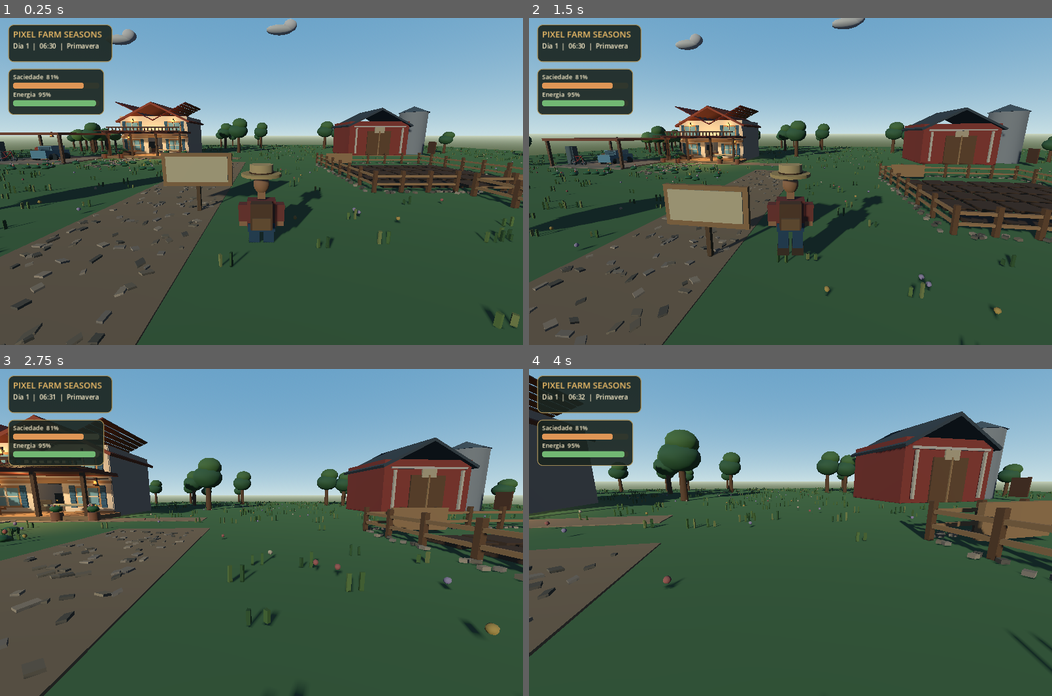
Above: before the commit, frames 1-4 (two rows, left to right).
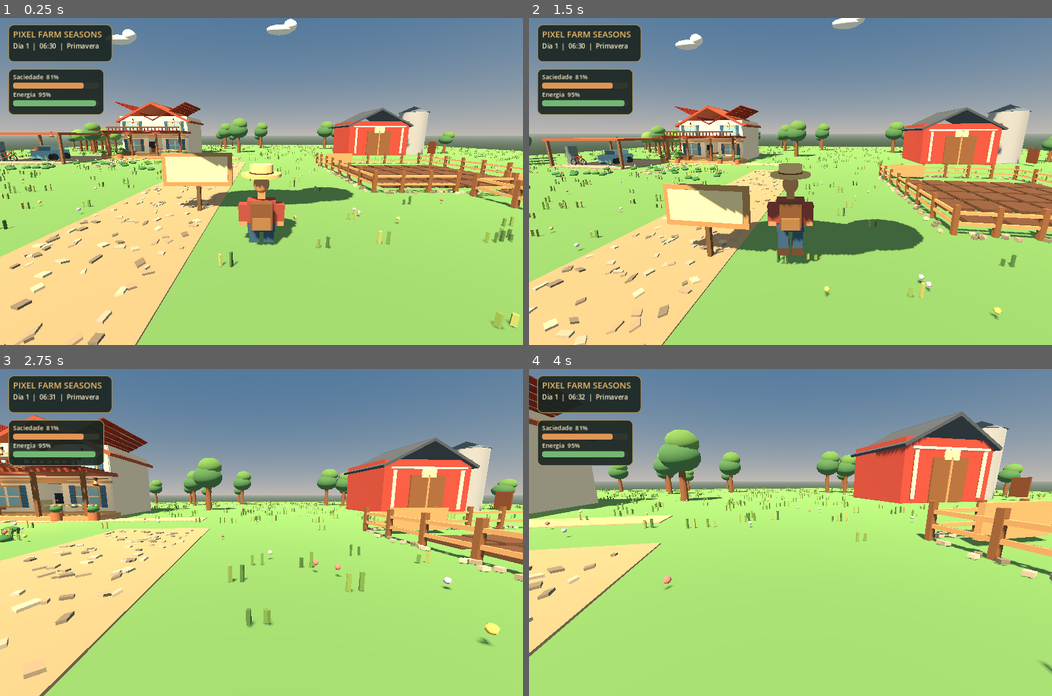
Above: after the commit, the same moments.

Repository: juniordev830/pixel-farm-seasons
Game: Godot game, scene res://scenes/farm_world.tscn
The game is run twice, just before and just after one commit, with the same random seed, the same clock (stepped at 60 frames per second) and the same inputs.
Inputs (mouse positions are in pixels of both pictures, inside the frame that each line leads up to):
- Up to frame 1 (0.25 s): no input
- Up to frame 2 (1.5 s): tap Enter (ui_accept) at 0.5 s; move the mouse to (816, 181) at 0.52 s; hold Ctrl (crouch) 0.53-1.28 s; hold W (move_forward) from 0.53 s (still down); tap Space (jump) at 0.77 s; move the mouse to (764, 181) at 1.27 s; tap Shift (sprint) at 1.35 s
- Up to frame 3 (2.75 s): keep holding W (move_forward); tap Space (jump) at 1.52 s; move the mouse to (271, 525) at 2.02 s; hold V (toggle_camera) from 2.03 s (still down)
- Up to frame 4 (4 s): keep holding W (move_forward); move the mouse to (785, 539) at 2.77 s; release V (toggle_camera) at 2.78 s; tap F at 2.85 s; tap Space (jump) at 3.02, 3.77 s; move the mouse to (827, 535) at 3.52 s; tap G at 3.6 s

The runs differ from the first frame. In frame 1, 92% of the frame differs, in the area x 0-100%, y 0-100%; in frame 2, 89%; in frame 3, 94%; in frame 4, 94%.

Commit message:
fix(visual): properly illuminate mornings and dynamically tone daytime sky

Diff:
--- a/godot/scripts/life_sim.gd
+++ b/godot/scripts/life_sim.gd
@@ -784,17 +784,29 @@
 
 
 func _update_light() -> void:
+    # Light begins at dawn; at 06:30 the farm is visibly sunlit instead
+    # of looking like midnight. Keep evenings and night clearly distinct.
     var phase := sin((minutes / DAY_MINUTES - 0.25) * TAU)
-    var daylight := clampf(phase, 0.0, 1.0)
+    var daylight := clampf(phase * 2.0 + 0.45, 0.0, 1.0)
+    var dawn := clampf(1.0 - absf(minutes - 390.0) / 190.0, 0.0, 1.0)
+    var dusk := clampf(1.0 - absf(minutes - 1110.0) / 190.0, 0.0, 1.0)
+    var golden := maxf(dawn, dusk)
     var sun := get_parent().get_node_or_null("Sun") as DirectionalLight3D
     if sun != null:
-        sun.light_energy = 0.04 + daylight * 1.24
-        sun.rotation_degrees = Vector3(-8 - daylight * 68.0, -27, 0)
+        sun.light_energy = 0.1 + daylight * 1.40
+        sun.light_color = Color("#fff3df").lerp(Color("#f5bd85"), golden * 0.70)
+        sun.rotation_degrees = Vector3(-12 - daylight * 56.0, -27, 0)
     var environment := get_parent().get_node_or_null("WorldEnvironment") as WorldEnvironment
     if environment != null and environment.environment != null:
-        environment.environment.background_color = Color("#111a36").lerp(Color("#a9d4ed"), daylight)
-        environment.environment.ambient_light_color = Color("#38476a").lerp(Color("#e7ebdb"), daylight)
-        environment.environment.ambient_light_energy = 0.22 + daylight * 0.62
+        var env := environment.environment
+        env.ambient_light_color = Color("#48516e").lerp(Color("#d8dfd0"), daylight)
+        env.ambient_light_energy = 0.28 + daylight * 0.66
+        if env.sky != null and env.sky.sky_material is ProceduralSkyMaterial:
+            var sky_material := env.sky.sky_material as ProceduralSkyMaterial
+            sky_material.sky_top_color = Color("#192844").lerp(Color("#598fbd"), daylight)
+            sky_material.sky_horizon_color = Color("#514c69").lerp(Color("#c0dce7"), daylight).lerp(Color("#ebc39c"), golden * 0.42)
+            sky_material.ground_horizon_color = Color("#414758").lerp(Color("#c8d4bf"), daylight)
+            sky_material.ground_bottom_color = Color("#28322d").lerp(Color("#536d45"), daylight)
 
 
 func _rain_on_day(day_number: int) -> bool:
